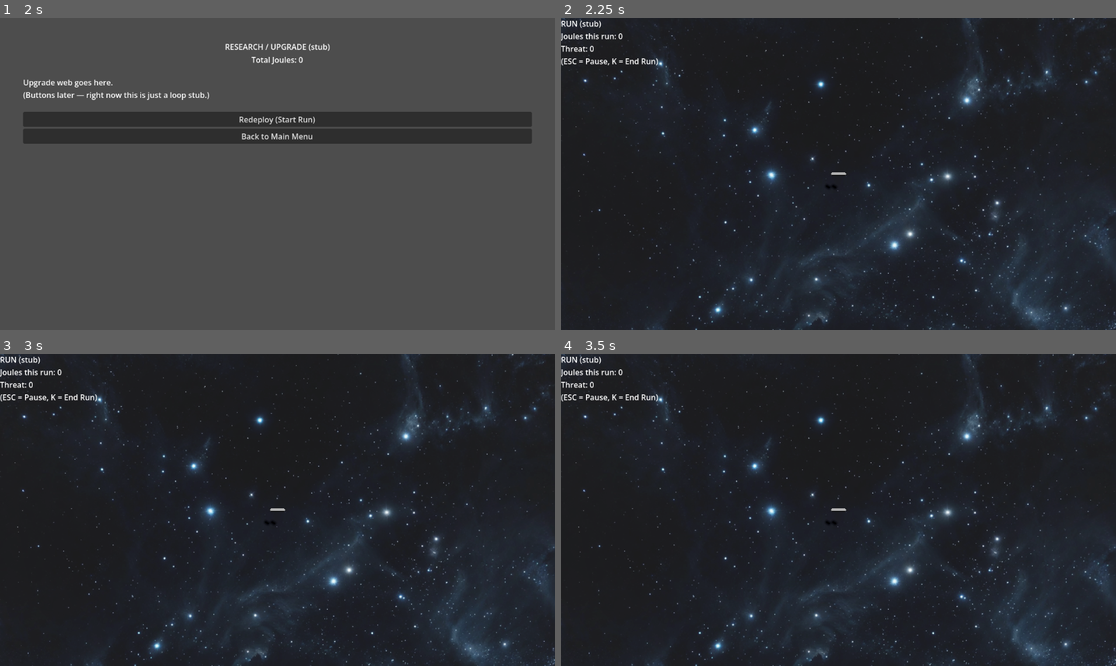
Above: before the commit, frames 1-4 (two rows, left to right).
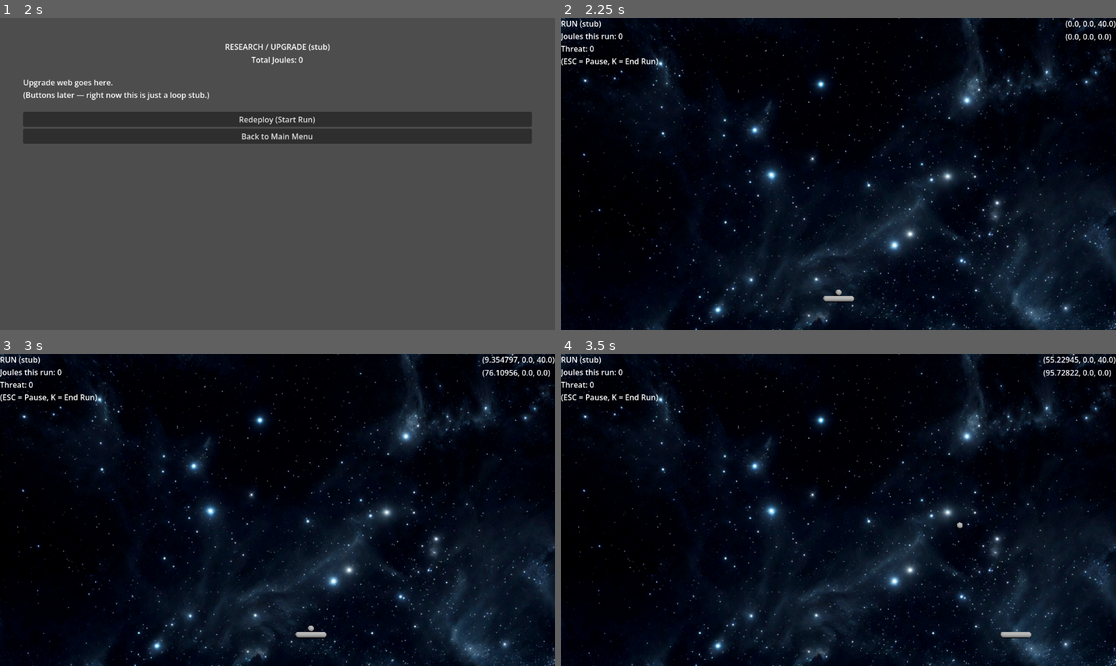
Above: after the commit, the same moments.

Repository: CaptainTiki/Helios
Game: Godot game, scene res://system/main_scene.tscn
The game is run twice, just before and just after one commit, with the same random seed, the same clock (stepped at 60 frames per second) and the same inputs.
Inputs (mouse positions are in pixels of both pictures, inside the frame that each line leads up to):
- Up to frame 1 (2 s): click "Start" at 0.5 s; click "New Game" at 1.25 s
- Up to frame 2 (2.25 s): click "Redeploy (Start Run)" at 2 s
- Up to frame 3 (3 s): tap Enter at 2.75 s; move the mouse to (399, 494) at 2.77 s; hold D (move_right, bound only after the commit) from 2.78 s (still down); click (399, 494) at 2.85 s
- Up to frame 4 (3.5 s): keep holding D (move_right, bound only after the commit); right-click (960, 494) at 3.05 s

Frame 1 is identical in both runs. In frame 2, 77% of the frame differs, in the area x 0-100%, y 0-100%; in frame 3, 77%; in frame 4, 77%.

Commit message:
paddle and ball
movement
bounce in progress

Diff:
--- /dev/null
+++ b/game/level/run_root.tscn
@@ -0,0 +1,157 @@
+[gd_scene load_steps=15 format=3 uid="uid://co8ohc4s3w5xq"]
+
+[ext_resource type="Script" uid="uid://de2w433kxio3q" path="res://game/level/run_scene.gd" id="1_gxayg"]
+[ext_resource type="Texture2D" uid="uid://dwemyvh4qup3x" path="res://assets/textures/space_backgroundjpg.jpg" id="2_3f7j0"]
+[ext_resource type="PackedScene" uid="uid://dfako2x15xtj1" path="res://game/player/player.tscn" id="3_y1cp5"]
+[ext_resource type="PackedScene" uid="uid://c4p11eby4nk8u" path="res://menus/pause_menu.tscn" id="4_qcce0"]
+
+[sub_resource type="ProceduralSkyMaterial" id="ProceduralSkyMaterial_y7ywh"]
+sky_top_color = Color(0, 0, 0, 1)
+sky_horizon_color = Color(0, 0, 0, 1)
+ground_bottom_color = Color(0, 0, 0, 1)
+ground_horizon_color = Color(0, 0, 0, 1)
+
+[sub_resource type="Sky" id="Sky_ce5qc"]
+sky_material = SubResource("ProceduralSkyMaterial_y7ywh")
+
+[sub_resource type="Environment" id="Environment_ys12y"]
+background_mode = 2
+sky = SubResource("Sky_ce5qc")
+tonemap_mode = 2
+ssao_enabled = true
+glow_enabled = true
+
+[sub_resource type="StandardMaterial3D" id="StandardMaterial3D_f87av"]
+shading_mode = 0
+albedo_texture = ExtResource("2_3f7j0")
+disable_receive_shadows = true
+
+[sub_resource type="PlaneMesh" id="PlaneMesh_p203r"]
+material = SubResource("StandardMaterial3D_f87av")
+size = Vector2(178, 100)
+
+[sub_resource type="BoxShape3D" id="BoxShape3D_p58wn"]
+size = Vector3(1, 1, 100)
+
+[sub_resource type="BoxShape3D" id="BoxShape3D_s2u0k"]
+size = Vector3(1, 1, 178)
+
+[sub_resource type="BoxShape3D" id="BoxShape3D_qy3kc"]
+size = Vector3(1, 1, 179)
+
+[sub_resource type="BoxShape3D" id="BoxShape3D_aojsi"]
+size = Vector3(178, 1, 25)
+
+[sub_resource type="BoxShape3D" id="BoxShape3D_hcx0j"]
+size = Vector3(178, 1, 25)
+
+[node name="RunRoot" type="Node3D"]
+script = ExtResource("1_gxayg")
+
+[node name="Environment" type="Node3D" parent="."]
+
+[node name="WorldEnvironment" type="WorldEnvironment" parent="Environment"]
+environment = SubResource("Environment_ys12y")
+
+[node name="DirectionalLight3D" type="DirectionalLight3D" parent="Environment"]
+transform = Transform3D(-0.8660254, -0.43301278, 0.25, 0, 0.49999997, 0.86602545, -0.50000006, 0.75, -0.43301266, 0, 0, 0)
+shadow_enabled = true
+
+[node name="CameraRig" type="Node3D" parent="Environment"]
+transform = Transform3D(1, 0, 0, 0, 1, 0, 0, 0, 1, 0, 100, 0)
+
+[node name="Camera3D" type="Camera3D" parent="Environment/CameraRig"]
+transform = Transform3D(1, 0, 0, 0, -4.371139e-08, 1, 0, -1, -4.371139e-08, 0, 0, 0)
+projection = 1
+size = 100.0
+
+[node name="Background" type="Node3D" parent="Environment"]
+transform = Transform3D(1, 0, 0, 0, 1, 0, 0, 0, 1, 0, -10, 0)
+
+[node name="MeshInstance3D" type="MeshInstance3D" parent="Environment/Background"]
+cast_shadow = 0
+mesh = SubResource("PlaneMesh_p203r")
+
+[node name="SolarWind" type="GPUParticles3D" parent="Environment/Background"]
+transform = Transform3D(1, 0, 0, 0, 1, 0, 0, 0, 1, 0, 0, -64.0051)
+
+[node name="Controllers" type="Node3D" parent="."]
+
+[node name="RunState" type="Node3D" parent="Controllers"]
+
+[node name="SpawnController" type="Node3D" parent="Controllers"]
+
+[node name="DescentController" type="Node3D" parent="Controllers"]
+
+[node name="ScoringController" type="Node3D" parent="Controllers"]
+
+[node name="HealthController" type="Node3D" parent="Controllers"]
+
+[node name="GamePlayArea" type="Node3D" parent="."]
+
+[node name="Walls" type="Node3D" parent="GamePlayArea"]
+
+[node name="LeftWall" type="StaticBody3D" parent="GamePlayArea/Walls" groups=["collidable"]]
+transform = Transform3D(1, 0, 0, 0, 1, 0, 0, 0, 1, -89, 0, 0)
+
+[node name="CollisionShape3D" type="CollisionShape3D" parent="GamePlayArea/Walls/LeftWall"]
+shape = SubResource("BoxShape3D_p58wn")
+
+[node name="RightWall" type="StaticBody3D" parent="GamePlayArea/Walls" groups=["collidable"]]
+transform = Transform3D(1, 0, 0, 0, 1, 0, 0, 0, 1, 89, 0, 0)
+
+[node name="CollisionShape3D" type="CollisionShape3D" parent="GamePlayArea/Walls/RightWall"]
+shape = SubResource("BoxShape3D_p58wn")
+
+[node name="TopWall" type="StaticBody3D" parent="GamePlayArea/Walls" groups=["collidable"]]
+transform = Transform3D(1, 0, 0, 0, 1, 0, 0, 0, 1, 0, 0, -50)
+
+[node name="CollisionShape3D" type="CollisionShape3D" parent="GamePlayArea/Walls/TopWall"]
+transform = Transform3D(-4.371139e-08, 0, -1, 0, 1, 0, 1, 0, -4.371139e-08, 0, 0, 0)
+shape = SubResource("BoxShape3D_s2u0k")
+
+[node name="BottomWall" type="StaticBody3D" parent="GamePlayArea/Walls" groups=["collidable"]]
+transform = Transform3D(1, 0, 0, 0, 1, 0, 0, 0, 1, 0, 0, 50)
+
+[node name="CollisionShape3D" type="CollisionShape3D" parent="GamePlayArea/Walls/BottomWall"]
+transform = Transform3D(-4.371139e-08, 0, -1, 0, 1, 0, 1, 0, -4.371139e-08, 0, 0, 0)
+shape = SubResource("BoxShape3D_qy3kc")
+
+[node name="Areas" type="Node3D" parent="GamePlayArea"]
+
+[node name="DangerZone" type="Area3D" parent="GamePlayArea/Areas"]
+transform = Transform3D(1, 0, 0, 0, 1, 0, 0, 0, 1, 0, 0, 33)
+
+[node name="CollisionShape3D" type="CollisionShape3D" parent="GamePlayArea/Areas/DangerZone"]
+shape = SubResource("BoxShape3D_aojsi")
+debug_color = Color(1, 1, 0, 0.41960785)
+
+[node name="KillZone" type="Area3D" parent="GamePlayArea/Areas"]
+transform = Transform3D(1, 0, 0, 0, 1, 0, 0, 0, 1, 0, 0, 58)
+
+[node name="CollisionShape3D" type="CollisionShape3D" parent="GamePlayArea/Areas/KillZone"]
+shape = SubResource("BoxShape3D_hcx0j")
+debug_color = Color(0.80719346, 0.41510022, 0, 0.41960785)
+
+[node name="Player" parent="GamePlayArea" node_paths=PackedStringArray("bullet_root") instance=ExtResource("3_y1cp5")]
+transform = Transform3D(1, 0, 0, 0, 1, 0, 0, 0, 1, 0, 0, 40)
+bullet_root = NodePath("../BallRoot")
+
+[node name="BallRoot" type="Node3D" parent="GamePlayArea" groups=["ball_root"]]
+
+[node name="BlockRoot" type="Node3D" parent="GamePlayArea"]
+
+[node name="HUD" type="CanvasLayer" parent="."]
+
+[node name="TopLeftDock" type="Control" parent="HUD"]
+layout_mode = 3
+anchors_preset = 0
+offset_right = 40.0
+offset_bottom = 40.0
+
+[node name="HudLabel" type="Label" parent="HUD/TopLeftDock"]
+layout_mode = 0
+offset_right = 40.0
+offset_bottom = 23.0
+
+[node name="PauseMenu" parent="HUD" instance=ExtResource("4_qcce0")]
--- a/game/level/run_scene.tscn
+++ /dev/null
@@ -1,21 +0,0 @@
-[gd_scene format=3]
-
-[ext_resource type="Script" uid="uid://dsxqrybp7r0lp" path="res://game/run_scene.gd" id="1_s3okle"]
-
-[node name="RunScene" type="Node"]
-script = ExtResource("1_s3okle")
-
-[node name="World" type="Node2D" parent="."]
-
-[node name="HUD" type="CanvasLayer" parent="."]
-
-[node name="TopLeftLabel" type="Label" parent="HUD"]
-anchors_preset = 0
-offset_left = 16
-offset_top = 16
-offset_right = 560
-offset_bottom = 160
-autowrap_mode = 2
-text = "RUN (stub)"
-
-[node name="PauseMenu" parent="HUD" instance=ExtResource("1_0ps6k9")]
--- a/game/player/player.gd
+++ b/game/player/player.gd
@@ -1,11 +1,76 @@
-extends Node3D
+extends CharacterBody3D
+class_name Player
+
+@export var debug : bool = false
+@export_category("Movement")
+@export var max_speed : float = 96
+@export var accel : float = 8
+@export var decel : float = 18
+@export_category("Ball Vars")
+@export var serve_influence = 0.75
+@export var return_influence = 0.45
+@export_category("references")
+@export var bullet_root : Node3D
+@onready var collision_shape_3d: CollisionShape3D = $CollisionShape3D
+@onready var debug_label: Label = $Control/VBoxContainer/Debug_Label
+@onready var debug_label_2: Label = $Control/VBoxContainer/Debug_Label2
+
+@onready var ball_scene = preload("uid://cvhmjswxrcomw")
+@onready var rig: Node3D = $Rig
+
+var staged_ball : BallBase = null
+
+var target
+# Called when the node enters the scene tree for the first time.
+func _ready() -> void:
+	_stage_ball()
+	pass # Replace with function body.
+
+func _physics_process(delta: float) -> void:
+	debug_label.text = str(global_position)
+	debug_label_2.text = str(velocity)
+	_move_paddle(delta)
+	if Input.is_action_just_pressed("launch_ball"):
+		_launch_ball()
+	if Input.is_action_just_pressed("fire_weapon"):
+		_stage_ball()
+
+	move_and_slide()
+	global_position.x = clamp(global_position.x, -83, 83)
+
+func _move_paddle(delta: float) -> void:
+	var move_horizontal : float = 0.0
+	var move_delta : float = 0.0
+	move_horizontal = Input.get_axis("move_left", "move_right")
+
+	if velocity.x > 0: #moving right
+		if move_horizontal > 0:
+			move_delta = accel
+		else:
+			move_delta = decel
+	elif velocity.x < 0: #moving left
+		if move_horizontal < 0:
+			move_delta = accel
+		else:
+			move_delta = decel
+	else: #we're not moving yet - use accel
+		move_delta = accel
+
+	velocity.x = lerp(velocity.x, move_horizontal * max_speed, move_delta * delta)
+
+func _stage_ball() -> void:
+	if staged_ball:
+		return
+
+	staged_ball= ball_scene.instantiate() as BallBase
+	rig.add_child(staged_ball)
+	staged_ball.global_position = global_position + Vector3(0,0,-1.5)
 
 
-# Called when the node enters the scene tree for the first time.
-func _ready() -> void:
-	pass # Replace with function body.
-
-
-# Called every frame. 'delta' is the elapsed time since the previous frame.
-func _process(delta: float) -> void:
-	pass
+func _launch_ball() -> void:
+	if staged_ball:
+		var english = clamp( velocity.x / max_speed, -1, 1 )
+		var x_dir = english * serve_influence
+		var dir = Vector3(x_dir,0,-1).normalized()
+		staged_ball.launch(dir, bullet_root)
+		staged_ball = null
--- a/game/player/player.tscn
+++ b/game/player/player.tscn
@@ -1,20 +1,64 @@
-[gd_scene format=3 uid="uid://dfako2x15xtj1"]
+[gd_scene load_steps=4 format=3 uid="uid://dfako2x15xtj1"]
 
 [ext_resource type="Script" uid="uid://dnud2tgwhfug" path="res://game/player/player.gd" id="1_obar5"]
 
 [sub_resource type="CapsuleShape3D" id="CapsuleShape3D_b2mth"]
-height = 5.0
+radius = 1.0
+height = 10.0
 
 [sub_resource type="CapsuleMesh" id="CapsuleMesh_8soms"]
-height = 5.0
+radius = 1.0
+height = 10.0
 
-[node name="Player" type="CharacterBody3D" unique_id=1570053351]
+[node name="Player" type="CharacterBody3D" groups=["collidable", "paddle", "player"]]
+collision_mask = 0
 script = ExtResource("1_obar5")
 
-[node name="CollisionShape3D" type="CollisionShape3D" parent="." unique_id=1595295499]
+[node name="CollisionShape3D" type="CollisionShape3D" parent="."]
 transform = Transform3D(-4.371139e-08, 1, 0, -1, -4.371139e-08, 0, 0, 0, 1, 0, 0, 0)
 shape = SubResource("CapsuleShape3D_b2mth")
 
-[node name="MeshInstance3D" type="MeshInstance3D" parent="." unique_id=1288494822]
+[node name="Components" type="Node3D" parent="."]
+
+[node name="MovementComponent" type="Node3D" parent="Components"]
+
+[node name="CombatComponent" type="Node3D" parent="Components"]
+
+[node name="BallLauncherComponent" type="Node3D" parent="Components"]
+
+[node name="Rig" type="Node3D" parent="."]
+
+[node name="Mesh" type="Node3D" parent="Rig"]
+
+[node name="MeshInstance3D" type="MeshInstance3D" parent="Rig/Mesh"]
 transform = Transform3D(-4.371139e-08, 1, 0, -1, -4.371139e-08, 0, 0, 0, 1, 0, 0, 0)
 mesh = SubResource("CapsuleMesh_8soms")
+skeleton = NodePath("../../..")
+
+[node name="VFX" type="Node3D" parent="Rig"]
+
+[node name="Control" type="Control" parent="."]
+layout_mode = 3
+anchors_preset = 1
+anchor_left = 1.0
+anchor_right = 1.0
+offset_left = -40.0
+offset_bottom = 40.0
+grow_horizontal = 0
+
+[node name="VBoxContainer" type="VBoxContainer" parent="Control"]
+layout_mode = 1
+anchors_preset = 1
+anchor_left = 1.0
+anchor_right = 1.0
+offset_left = -40.0
+offset_bottom = 50.0
+grow_horizontal = 0
+
+[node name="Debug_Label" type="Label" parent="Control/VBoxContainer"]
+layout_mode = 2
+text = "position"
+
+[node name="Debug_Label2" type="Label" parent="Control/VBoxContainer"]
+layout_mode = 2
+text = "velocity"
--- /dev/null
+++ b/game/projectiles/ball.tscn
@@ -0,0 +1,30 @@
+[gd_scene load_steps=4 format=3 uid="uid://cvhmjswxrcomw"]
+
+[ext_resource type="Script" uid="uid://cco28346wi3pq" path="res://game/projectiles/ball_base.gd" id="1_oainv"]
+
+[sub_resource type="SphereShape3D" id="SphereShape3D_qpwwd"]
+radius = 1.0
+
+[sub_resource type="SphereMesh" id="SphereMesh_qpwwd"]
+radius = 1.0
+height = 2.0
+
+[node name="Ball" type="CharacterBody3D" groups=["ball"]]
+collision_layer = 4
+collision_mask = 23
+axis_lock_linear_y = true
+script = ExtResource("1_oainv")
+
+[node name="CollisionShape3D" type="CollisionShape3D" parent="."]
+shape = SubResource("SphereShape3D_qpwwd")
+
+[node name="Rig" type="Node3D" parent="."]
+
+[node name="Mesh" type="Node3D" parent="Rig"]
+
+[node name="MeshInstance3D" type="MeshInstance3D" parent="Rig/Mesh"]
+transform = Transform3D(-4.371139e-08, 1, 0, -1, -4.371139e-08, 0, 0, 0, 1, 0, 0, 0)
+mesh = SubResource("SphereMesh_qpwwd")
+skeleton = NodePath("../../..")
+
+[node name="VFX" type="Node3D" parent="Rig"]
--- /dev/null
+++ b/game/projectiles/ball_base.gd
@@ -0,0 +1,41 @@
+extends CharacterBody3D
+class_name BallBase
+
+@export var debug : bool = false
+@export_category("Movement")
+@export var speed : float = 96
+
+
+func _physics_process(delta: float) -> void:
+	bounce()
+	move_and_collide(velocity * delta)
+
+
+func bounce() -> void:
+	var collision_count = get_slide_collision_count()
+	if collision_count <= 0:
+		return #no need to process if no collisions this frame
+	for i in range(collision_count):
+		var collision : KinematicCollision3D = get_slide_collision(i)
+		var node = collision.get_collider() as Node3D
+		var bounced : bool = false
+		if not node: continue #if the node is null, skip this loop
+		if node and node.is_in_group("collidable"):
+			var bounce_dir = velocity.bounce(collision.get_normal())
+			bounce_dir.y = 0
+			velocity = bounce_dir.normalized() * speed
+			bounced = true
+		if node and node.is_in_group("block"):
+			#now that we've bounced - check if we need to damage
+			#TODO: do damage to the node with take_damage() after bouncing
+			pass
+		if bounced:
+			return #don't do more bounces this frame
+
+func launch(_dir : Vector3, _root: Node3D) -> void:
+	var dir = _dir.normalized() #make sure this is a direction - not a velocity
+	velocity = dir * speed #no accel - we just GO with the ball launch
+	reparent(_root)
+
+func destroy() -> void:
+	pass
--- a/game/run_root.tscn
+++ /dev/null
@@ -1,152 +0,0 @@
-[gd_scene format=3 uid="uid://co8ohc4s3w5xq"]
-
-[ext_resource type="Script" uid="uid://de2w433kxio3q" path="res://game/level/run_scene.gd" id="1_lvby2"]
-[ext_resource type="Texture2D" uid="uid://dwemyvh4qup3x" path="res://assets/textures/space_backgroundjpg.jpg" id="2_7ogq3"]
-[ext_resource type="PackedScene" uid="uid://dfako2x15xtj1" path="res://game/player/player.tscn" id="3_7ogq3"]
-[ext_resource type="PackedScene" uid="uid://c4p11eby4nk8u" path="res://menus/pause_menu.tscn" id="3_uk8ux"]
-
-[sub_resource type="ProceduralSkyMaterial" id="ProceduralSkyMaterial_y7ywh"]
-sky_top_color = Color(0, 0, 0, 1)
-sky_horizon_color = Color(0, 0, 0, 1)
-ground_bottom_color = Color(0, 0, 0, 1)
-ground_horizon_color = Color(0, 0, 0, 1)
-
-[sub_resource type="Sky" id="Sky_ce5qc"]
-sky_material = SubResource("ProceduralSkyMaterial_y7ywh")
-
-[sub_resource type="Environment" id="Environment_ys12y"]
-background_mode = 2
-sky = SubResource("Sky_ce5qc")
-tonemap_mode = 2
-ssao_enabled = true
-glow_enabled = true
-
-[sub_resource type="StandardMaterial3D" id="StandardMaterial3D_f87av"]
-albedo_texture = ExtResource("2_7ogq3")
-
-[sub_resource type="PlaneMesh" id="PlaneMesh_p203r"]
-material = SubResource("StandardMaterial3D_f87av")
-size = Vector2(178, 100)
-
-[sub_resource type="BoxShape3D" id="BoxShape3D_p58wn"]
-size = Vector3(1, 1, 100)
-
-[sub_resource type="BoxShape3D" id="BoxShape3D_s2u0k"]
-size = Vector3(1, 1, 178)
-
-[sub_resource type="BoxShape3D" id="BoxShape3D_qy3kc"]
-size = Vector3(1, 1, 179)
-
-[sub_resource type="BoxShape3D" id="BoxShape3D_aojsi"]
-size = Vector3(178, 1, 25)
-
-[sub_resource type="BoxShape3D" id="BoxShape3D_hcx0j"]
-size = Vector3(178, 1, 25)
-
-[node name="RunRoot" type="Node3D" unique_id=1835798057]
-script = ExtResource("1_lvby2")
-
-[node name="Environment" type="Node3D" parent="." unique_id=467817695]
-
-[node name="WorldEnvironment" type="WorldEnvironment" parent="Environment" unique_id=1181041180]
-environment = SubResource("Environment_ys12y")
-
-[node name="DirectionalLight3D" type="DirectionalLight3D" parent="Environment" unique_id=1226710340]
-transform = Transform3D(-0.8660254, -0.43301278, 0.25, 0, 0.49999997, 0.86602545, -0.50000006, 0.75, -0.43301266, 0, 0, 0)
-shadow_enabled = true
-
-[node name="CameraRig" type="Node3D" parent="Environment" unique_id=2131056329]
-transform = Transform3D(1, 0, 0, 0, 1, 0, 0, 0, 1, 0, 100, 0)
-
-[node name="Camera3D" type="Camera3D" parent="Environment/CameraRig" unique_id=1708998305]
-transform = Transform3D(1, 0, 0, 0, -4.371139e-08, 1, 0, -1, -4.371139e-08, 0, 0, 0)
-projection = 1
-size = 100.0
-
-[node name="Background" type="Node3D" parent="Environment" unique_id=1385215919]
-transform = Transform3D(1, 0, 0, 0, 1, 0, 0, 0, 1, 0, -10, 0)
-
-[node name="MeshInstance3D" type="MeshInstance3D" parent="Environment/Background" unique_id=1468657248]
-mesh = SubResource("PlaneMesh_p203r")
-
-[node name="SolarWind" type="GPUParticles3D" parent="Environment/Background" unique_id=1964428731]
-transform = Transform3D(1, 0, 0, 0, 1, 0, 0, 0, 1, 0, 0, -64.0051)
-
-[node name="Controllers" type="Node3D" parent="." unique_id=1901650640]
-
-[node name="RunState" type="Node3D" parent="Controllers" unique_id=802921676]
-
-[node name="SpawnController" type="Node3D" parent="Controllers" unique_id=269822725]
-
-[node name="DescentController" type="Node3D" parent="Controllers" unique_id=174845896]
-
-[node name="ScoringController" type="Node3D" parent="Controllers" unique_id=1876908584]
-
-[node name="HealthController" type="Node3D" parent="Controllers" unique_id=776802493]
-
-[node name="GamePlayArea" type="Node3D" parent="." unique_id=1096991856]
-
-[node name="Walls" type="Node3D" parent="GamePlayArea" unique_id=1507364500]
-
-[node name="LeftWall" type="StaticBody3D" parent="GamePlayArea/Walls" unique_id=1961154233]
-transform = Transform3D(1, 0, 0, 0, 1, 0, 0, 0, 1, -89, 0, 0)
-
-[node name="CollisionShape3D" type="CollisionShape3D" parent="GamePlayArea/Walls/LeftWall" unique_id=1498064439]
-shape = SubResource("BoxShape3D_p58wn")
-
-[node name="RightWall" type="StaticBody3D" parent="GamePlayArea/Walls" unique_id=2030266427]
-transform = Transform3D(1, 0, 0, 0, 1, 0, 0, 0, 1, 89, 0, 0)
-
-[node name="CollisionShape3D" type="CollisionShape3D" parent="GamePlayArea/Walls/RightWall" unique_id=1829887724]
-shape = SubResource("BoxShape3D_p58wn")
-
-[node name="TopWall" type="StaticBody3D" parent="GamePlayArea/Walls" unique_id=1721198916]
-transform = Transform3D(1, 0, 0, 0, 1, 0, 0, 0, 1, 0, 0, -50)
-
-[node name="CollisionShape3D" type="CollisionShape3D" parent="GamePlayArea/Walls/TopWall" unique_id=511820801]
-transform = Transform3D(-4.371139e-08, 0, -1, 0, 1, 0, 1, 0, -4.371139e-08, 0, 0, 0)
-shape = SubResource("BoxShape3D_s2u0k")
-
-[node name="BottomWall" type="StaticBody3D" parent="GamePlayArea/Walls" unique_id=638035257]
-transform = Transform3D(1, 0, 0, 0, 1, 0, 0, 0, 1, 0, 0, 50)
-
-[node name="CollisionShape3D" type="CollisionShape3D" parent="GamePlayArea/Walls/BottomWall" unique_id=1411828691]
-transform = Transform3D(-4.371139e-08, 0, -1, 0, 1, 0, 1, 0, -4.371139e-08, 0, 0, 0)
-shape = SubResource("BoxShape3D_qy3kc")
-
-[node name="Areas" type="Node3D" parent="GamePlayArea" unique_id=438015174]
-
-[node name="DangerZone" type="Area3D" parent="GamePlayArea/Areas" unique_id=545160734]
-transform = Transform3D(1, 0, 0, 0, 1, 0, 0, 0, 1, 0, 0, 33)
-
-[node name="CollisionShape3D" type="CollisionShape3D" parent="GamePlayArea/Areas/DangerZone" unique_id=705323224]
-shape = SubResource("BoxShape3D_aojsi")
-debug_color = Color(1, 1, 0, 0.41960785)
-
-[node name="KillZone" type="Area3D" parent="GamePlayArea/Areas" unique_id=225333176]
-transform = Transform3D(1, 0, 0, 0, 1, 0, 0, 0, 1, 0, 0, 58)
-
-[node name="CollisionShape3D" type="CollisionShape3D" parent="GamePlayArea/Areas/KillZone" unique_id=720640064]
-shape = SubResource("BoxShape3D_hcx0j")
-debug_color = Color(0.80719346, 0.41510022, 0, 0.41960785)
-
-[node name="Player" parent="GamePlayArea" unique_id=1926782309 instance=ExtResource("3_7ogq3")]
-
-[node name="BallRoot" type="Node3D" parent="GamePlayArea" unique_id=982792518]
-
-[node name="BlockRoot" type="Node3D" parent="GamePlayArea" unique_id=1614447869]
-
-[node name="HUD" type="CanvasLayer" parent="." unique_id=657290693]
-
-[node name="TopLeftDock" type="Control" parent="HUD" unique_id=700436599]
-layout_mode = 3
-anchors_preset = 0
-offset_right = 40.0
-offset_bottom = 40.0
-
-[node name="HudLabel" type="Label" parent="HUD/TopLeftDock" unique_id=1787900358]
-layout_mode = 0
-offset_right = 40.0
-offset_bottom = 23.0
-
-[node name="PauseMenu" parent="HUD" unique_id=1145083854 instance=ExtResource("3_uk8ux")]
--- a/project.godot
+++ b/project.godot
@@ -12,13 +12,44 @@
 
 config/name="Helios"
 run/main_scene="res://system/main_scene.tscn"
-config/features=PackedStringArray("4.6", "Forward Plus")
+config/features=PackedStringArray("4.5", "Forward Plus")
 config/icon="res://icon.svg"
 
 [autoload]
 
 GameSession="*uid://g3pqql1tn7pr"
 SaveManager="*uid://cf4c8v3iqh1yn"
+
+[global_group]
+
+player=""
+paddle=""
+ball_root=""
+ball=""
+collidable=""
+
+[input]
+
+move_left={
+"deadzone": 0.2,
+"events": [Object(InputEventKey,"resource_local_to_scene":false,"resource_name":"","device":-1,"window_id":0,"alt_pressed":false,"shift_pressed":false,"ctrl_pressed":false,"meta_pressed":false,"pressed":false,"keycode":0,"physical_keycode":65,"key_label":0,"unicode":97,"location":0,"echo":false,"script":null)
+]
+}
+move_right={
+"deadzone": 0.2,
+"events": [Object(InputEventKey,"resource_local_to_scene":false,"resource_name":"","device":-1,"window_id":0,"alt_pressed":false,"shift_pressed":false,"ctrl_pressed":false,"meta_pressed":false,"pressed":false,"keycode":0,"physical_keycode":68,"key_label":0,"unicode":100,"location":0,"echo":false,"script":null)
+]
+}
+fire_weapon={
+"deadzone": 0.2,
+"events": [Object(InputEventMouseButton,"resource_local_to_scene":false,"resource_name":"","device":-1,"window_id":0,"alt_pressed":false,"shift_pressed":false,"ctrl_pressed":false,"meta_pressed":false,"button_mask":0,"position":Vector2(0, 0),"global_position":Vector2(0, 0),"factor":1.0,"button_index":1,"canceled":false,"pressed":false,"double_click":false,"script":null)
+]
+}
+launch_ball={
+"deadzone": 0.2,
+"events": [Object(InputEventMouseButton,"resource_local_to_scene":false,"resource_name":"","device":-1,"window_id":0,"alt_pressed":false,"shift_pressed":false,"ctrl_pressed":false,"meta_pressed":false,"button_mask":0,"position":Vector2(0, 0),"global_position":Vector2(0, 0),"factor":1.0,"button_index":2,"canceled":false,"pressed":false,"double_click":false,"script":null)
+]
+}
 
 [layer_names]
 
--- a/system/main_scene.gd
+++ b/system/main_scene.gd
@@ -71,7 +71,7 @@
 
 	GameSession.reset_for_new_run()
 	SaveManager.autosave_on_run_start()
-	_set_game(preload("res://game/run_root.tscn"))
+	_set_game(preload("res://game/level/run_root.tscn"))
 
 
 func show_run_summary(joules_earned: int) -> void:
@@ -150,7 +150,7 @@
 		show_upgrade_bay()
 
 
-func _on_load_slot(slot_id: String) -> void:
+func _on_load_slot(_slot_id: String) -> void:
 	# Jam scope: only slot_1 exists, so we just load_latest.
 	if SaveManager.load_latest():
 		show_upgrade_bay()
--- a/system/main_scene.tscn
+++ b/system/main_scene.tscn
@@ -1,13 +1,13 @@
-[gd_scene format=3 uid="uid://33iivb4swgc1"]
+[gd_scene load_steps=2 format=3 uid="uid://33iivb4swgc1"]
 
 [ext_resource type="Script" uid="uid://bu6e2adhi84m0" path="res://system/main_scene.gd" id="1_kgd68u"]
 
-[node name="MainScene" type="Node" unique_id=434763017]
+[node name="MainScene" type="Node"]
 script = ExtResource("1_kgd68u")
 
-[node name="ScreenRoot" type="CanvasLayer" parent="." unique_id=2143696512]
+[node name="ScreenRoot" type="CanvasLayer" parent="."]
 
-[node name="ScreenHost" type="Control" parent="ScreenRoot" unique_id=137574266]
+[node name="ScreenHost" type="Control" parent="ScreenRoot"]
 layout_mode = 3
 anchors_preset = 15
 anchor_right = 1.0
@@ -15,4 +15,4 @@
 grow_horizontal = 2
 grow_vertical = 2
 
-[node name="GameRoot" type="Node" parent="." unique_id=205102881]
+[node name="GameRoot" type="Node" parent="."]
Not shown, added: game/projectiles/ball_base.gd.uid
